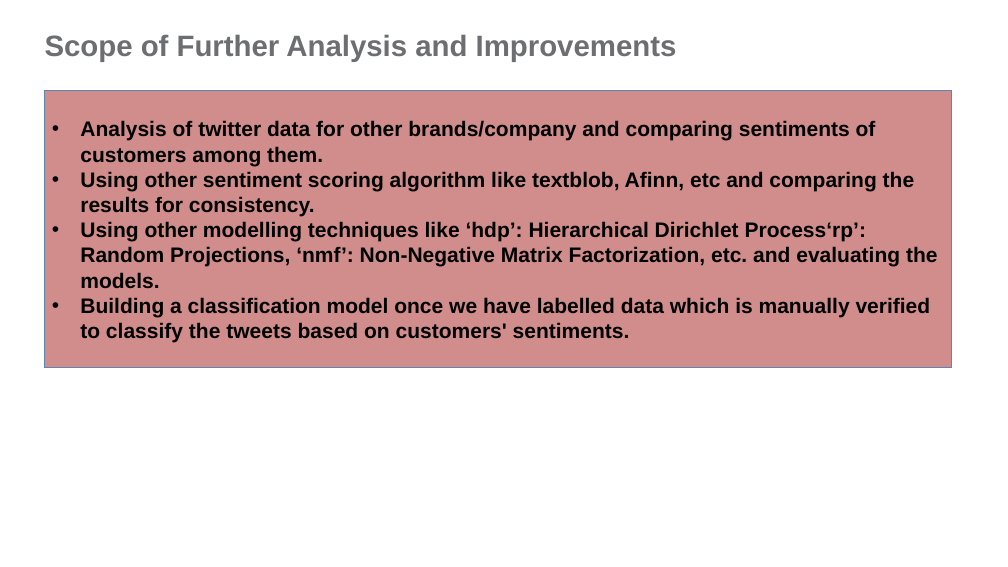
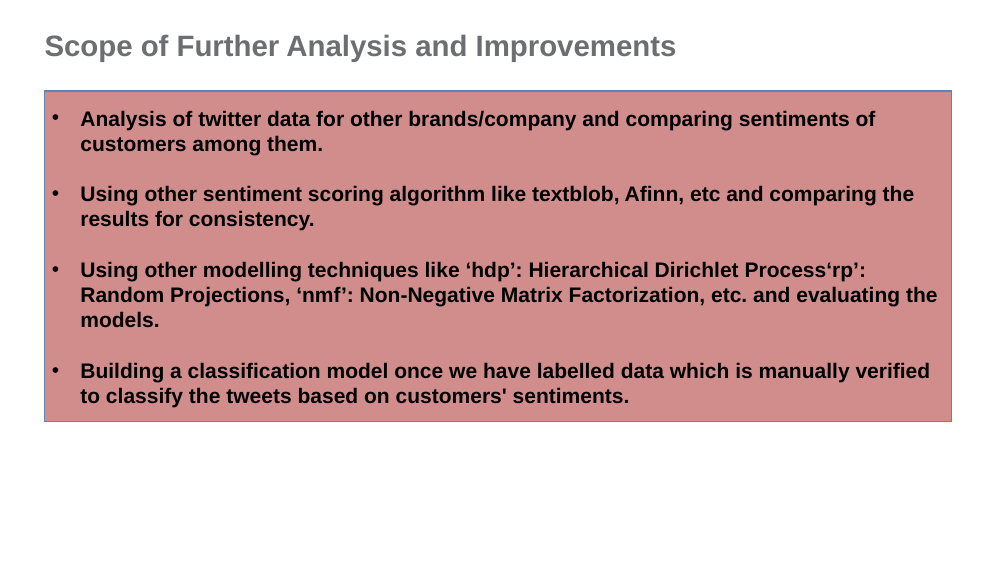
Before and after one commit to git-mohit/NLP-Twitter-Customer-Reviews-Analysis, a slide deck: slide 15 of Twitter Customer Reviews Analysis.pptx. Drawn at 1008x567 pixels with LibreOffice and Linux fonts; fonts in the diff are those of the drawing; background and template pictures are left out. Boxes give left, top, right and bottom in pixels: in the first picture for what was removed or moved away, otherwise in the second. Text is boxed around its words. In the diff, an @@ line names an element or a change of style, - is before the commit and + after.

```diff
--- a/Twitter Customer Reviews Analysis.pptx
+++ b/Twitter Customer Reviews Analysis.pptx
@@ rectangle "Analysis of twitter data for ...": place and size @@
-rectangle "Analysis of twitter data for ..." at bbox=[45, 91, 951, 368]
+rectangle "Analysis of twitter data for ..." at bbox=[45, 91, 951, 422]
```
Also in this commit, not shown: 5 other slides changed.
